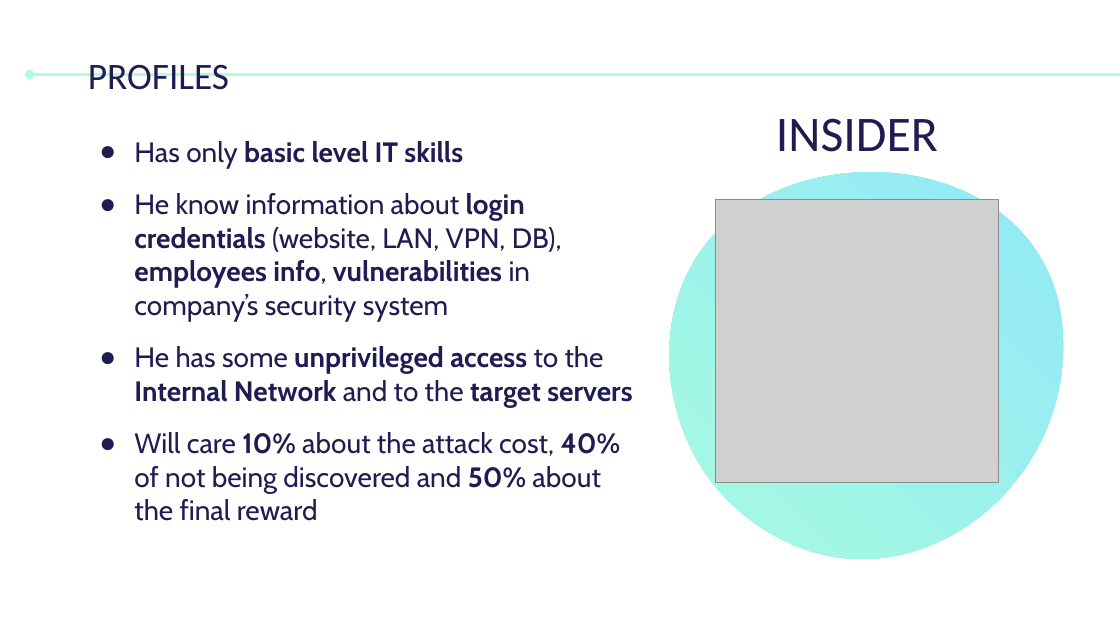
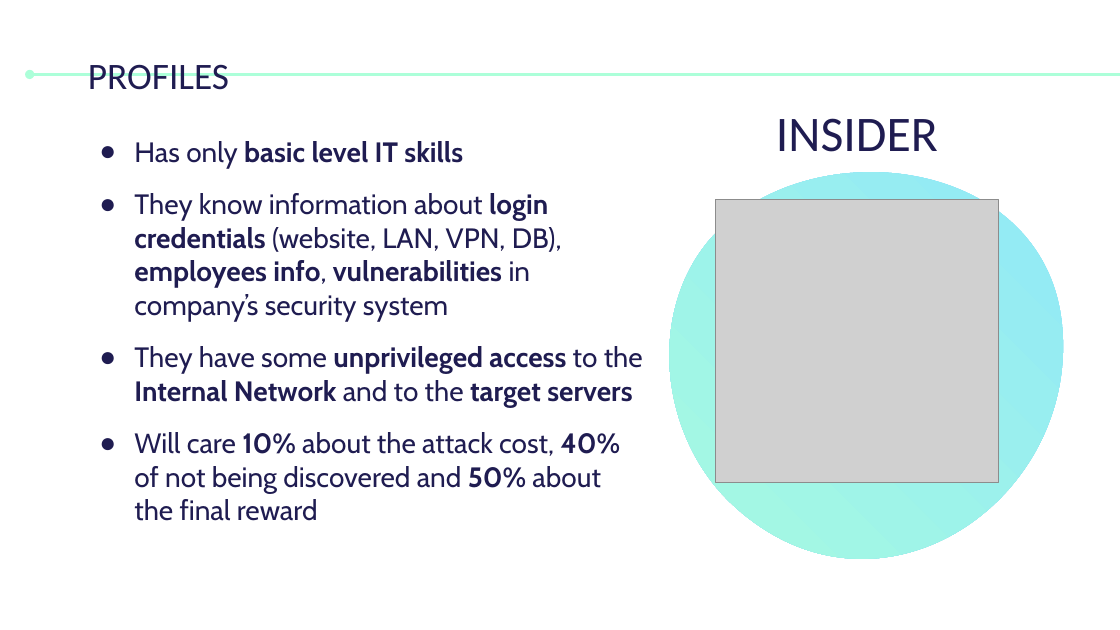
Before and after one commit to fraie98/vehiclesADVISE, a slide deck: slide 5 of Presentation.pptx. Drawn at 1120x630 pixels with LibreOffice and Linux fonts; fonts in the diff are those of the drawing; grey boxes stand for pictures. Boxes give left, top, right and bottom in pixels: in the first picture for what was removed or moved away, otherwise in the second. Text is boxed around its words. In the diff, an @@ line names an element or a change of style, - is before the commit and + after.

Commit message:
Fix typos in doc and presentation. Add details to goals.

```diff
--- a/Presentation.pptx
+++ b/Presentation.pptx
@@ text at <box>134,193,643,407</box>: text changed @@
-● He know information about login credentials (website, LAN, VPN, DB), employees info, vulnerabilities in company’s security system
-● He has some unprivileged access to the Internal Network and to the target servers
+● They know information about login credentials (website, LAN, VPN, DB), employees info, vulnerabilities in company’s security system
+● They have some unprivileged access to the Internal Network and to the target servers
```
Also in this commit, not shown: 5 other slides changed, 6 other files.
